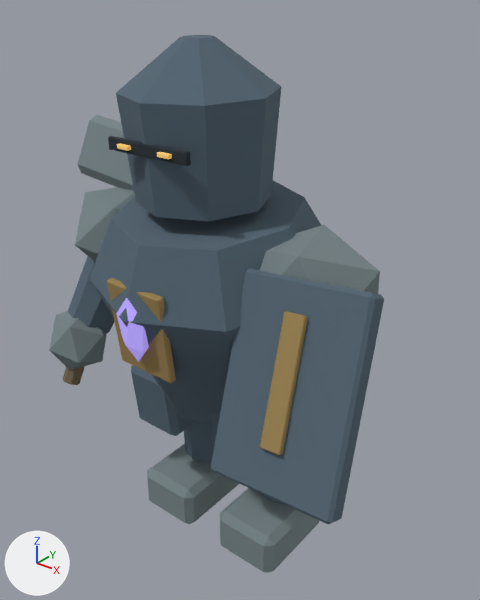
One commit to the glTF model public/models/characters/road_warden.glb: the scene before it, then after it.
Before and after are seen from a 50 mm lens placed at (1.398, -1.781, 2.101), pointed at (-0.021, -0.007, 1.002). Lighting does not change. The marker at lower left points along +X, +Y and +Z. The first picture is the older version. Both versions are drawn at frame 6 of the action 'attack'; the numbers are the values there.

Script lines for the objects in view, before the commit:
```python
me_cube_040 = bpy.data.meshes.new('Cube.040')
me_cube_040.from_pydata(...)  # 24 vertices, 44 faces; spans x -0.035..0.035, y -0.01..0.01, z -0.195..0.195
me_cube_040.materials.append(mat_iron___cast_bronze)  # brown #a78d58
ob_joint_arm_1_004 = bpy.data.objects.new('joint_arm_1.004', None)
ob_joint_arm_1_004.parent = ob_joint_body_006
ob_joint_arm_1_004.location = (0.37, 0.0, 0.18)
ob_joint_arm_1_004.rotation_euler = (-0.509, -0.099, 0.0)  # degrees (-29, -5.7, 0)
ob_joint_arm__1_004 = bpy.data.objects.new('joint_arm_-1.004', None)
ob_joint_arm__1_004.parent = ob_joint_body_006
ob_joint_arm__1_004.location = (-0.37, 0.0, 0.18)
ob_joint_arm__1_004.rotation_euler = (-0.509, 0.099, 0.0)  # degrees (-29, 5.7, 0)
ob_joint_body_006 = bpy.data.objects.new('joint_body.006', None)
ob_joint_body_006.parent = ob_road_warden
ob_joint_body_006.location = (0.0, -0.156, 1.04)
ob_joint_body_006.rotation_euler = (0.113, 0.0, 0.0)  # degrees (6.5, 0, 0)
ob_joint_head_002 = bpy.data.objects.new('joint_head.002', None)
ob_joint_head_002.parent = ob_joint_body_006
ob_joint_head_002.location = (0.0, 0.0, 0.61)
ob_joint_head_002.rotation_euler = (-0.0849, 0.0, 0.0)  # degrees (-4.9, 0, 0)
ob_joint_leg_1_003 = bpy.data.objects.new('joint_leg_1.003', None)
ob_joint_leg_1_003.parent = ob_road_warden
ob_joint_leg_1_003.location = (0.19, 0.0, 0.69)
ob_joint_leg__1_003 = bpy.data.objects.new('joint_leg_-1.003', None)
ob_joint_leg__1_003.parent = ob_road_warden
ob_joint_leg__1_003.location = (-0.19, 0.0, 0.69)
ob_shield_sun = bpy.data.objects.new('Shield sun', me_cube_040)
ob_shield_sun.parent = ob_joint_arm_1_004
ob_shield_sun.location = (0.14, -0.235, -0.25)
# also in view: 'Hanging fauld' at (-0.2, -0.251, 0.637); 'Iron sabaton.001' at (0.205, -0.09, 0.11); 'Sentinel cuirass' at (0.0, -0.175, 1.059); 'Layered pauldron.001' at (0.399, -0.172, 1.231); 'Iron sabaton' at (-0.205, -0.09, 0.11)
```
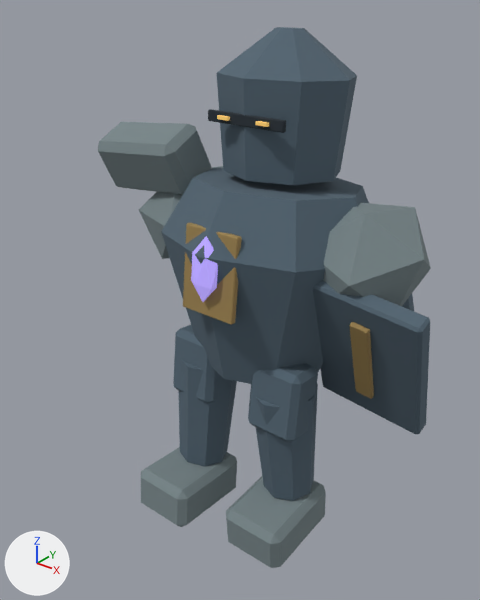
Not drawn themselves, but carrying or shaping drawn objects: ob_joint_body_006, ob_joint_arm_1_004, ob_joint_arm__1_004, ob_joint_head_002, ob_joint_leg_1_003, ob_joint_leg__1_003.

Where the change shows, as pixel boxes (x1, y1, x2, y2) in the pictures (480 x 600 px):
```json
{"object": "Sentinel cuirass", "change": "moved, turned", "before": [89, 181, 321, 423], "after": [161, 168, 369, 384]}
{"object": "Closed sentinel helm", "change": "moved, turned", "before": [116, 35, 281, 221], "after": [217, 27, 357, 185]}
{"object": "Shield face", "change": "moved, turned", "before": [211, 269, 384, 524], "after": [313, 280, 430, 435]}
{"object": "Layered pauldron.001", "change": "moved, turned", "before": [260, 225, 380, 294], "after": [323, 203, 431, 306]}
{"object": "Hammer head", "change": "moved, turned", "before": [78, 115, 134, 191], "after": [98, 122, 212, 195]}
{"object": "Iron sabaton.001", "change": "turned", "before": [220, 488, 319, 573], "after": [226, 476, 326, 568]}
{"object": "Iron sabaton", "change": "turned", "before": [147, 444, 239, 524], "after": [141, 447, 237, 527]}
{"object": "Shield sun", "change": "moved, turned", "before": [260, 311, 308, 455], "after": [349, 322, 374, 399]}
{"object": "Chest heraldry", "change": "moved, turned", "before": [107, 278, 176, 383], "after": [183, 223, 242, 325]}
{"object": "Greave", "change": "turned", "before": [184, 421, 214, 464], "after": [178, 360, 237, 466]}
{"object": "Hanging fauld.001", "change": "moved, turned", "before": [211, 412, 220, 445], "after": [248, 363, 318, 443], "on screen": "mostly hidden before"}
{"object": "Greave.001", "change": "turned", "before": [264, 495, 282, 504], "after": [256, 383, 318, 501], "on screen": "mostly hidden before"}
{"object": "Hanging fauld", "change": "moved, turned", "before": [131, 365, 194, 436], "after": [173, 325, 219, 404]}
{"object": "Layered pauldron", "change": "moved, turned", "before": [75, 187, 135, 262], "after": [139, 166, 223, 259]}
{"object": "Gauntlet", "change": "moved, turned", "before": [49, 311, 107, 370], "on screen": "not visible afterwards"}
{"object": "Heart sigil", "change": "moved, turned", "before": [116, 298, 149, 362], "after": [191, 236, 218, 302]}
{"object": "Visor slit", "change": "moved, turned", "before": [108, 136, 191, 166], "after": [208, 109, 286, 133]}
{"object": "Arm guard", "change": "moved, turned", "before": [68, 256, 115, 334], "on screen": "not visible afterwards"}
{"object": "War pick haft", "change": "moved, turned", "before": [63, 366, 85, 385], "on screen": "not visible afterwards"}
{"object": "Watchful eye.001", "change": "moved, turned", "before": [157, 152, 172, 160], "after": [255, 121, 269, 127]}
{"object": "Watchful eye", "change": "moved, turned", "before": [117, 143, 131, 151], "after": [217, 115, 230, 121]}
{"object": "Arm guard.001", "change": "moved, turned", "after": [402, 294, 414, 311], "on screen": "not visible before"}
```

The change, as JSON lines over the scene's bpy script:
```json
{"op": "set", "path": "ob_joint_body_006.location", "old": "(0.0, -0.156, 1.04)", "new": "(0.0, 0.157, 1.04)"}
{"op": "set", "path": "ob_joint_body_006.rotation_euler", "old": "(0.113, 0.0, 0.0)", "new": "(-0.115, 0.0, 0.0)", "note": "degrees (6.5, 0, 0) -> degrees (-6.6, 0, 0)"}
{"op": "set", "path": "ob_joint_arm_1_004.rotation_euler", "old": "(-0.509, -0.099, 0.0)", "new": "(0.52, 0.0986, 0.0)", "note": "degrees (-29, -5.7, 0) -> degrees (30, 5.6, 0)"}
{"op": "set", "path": "ob_joint_arm__1_004.rotation_euler", "old": "(-0.509, 0.099, 0.0)", "new": "(0.52, -0.0986, 0.0)", "note": "degrees (-29, 5.7, 0) -> degrees (30, -5.6, 0)"}
{"op": "set", "path": "ob_joint_head_002.rotation_euler", "old": "(-0.0849, 0.0, 0.0)", "new": "(0.0712, 0.0, 0.0)", "note": "degrees (-4.9, 0, 0) -> degrees (4.1, 0, 0)"}
{"op": "set", "path": "ob_joint_leg_1_003.rotation_euler", "old": "(0.0, 0.0, 0.0)", "new": "(0.0733, 0.0, 0.0)", "note": "degrees (0, 0, 0) -> degrees (4.2, 0, 0)"}
{"op": "set", "path": "ob_joint_leg__1_003.rotation_euler", "old": "(0.0, 0.0, 0.0)", "new": "(-0.0733, 0.0, 0.0)", "note": "degrees (0, 0, 0) -> degrees (-4.2, 0, 0)"}
```
